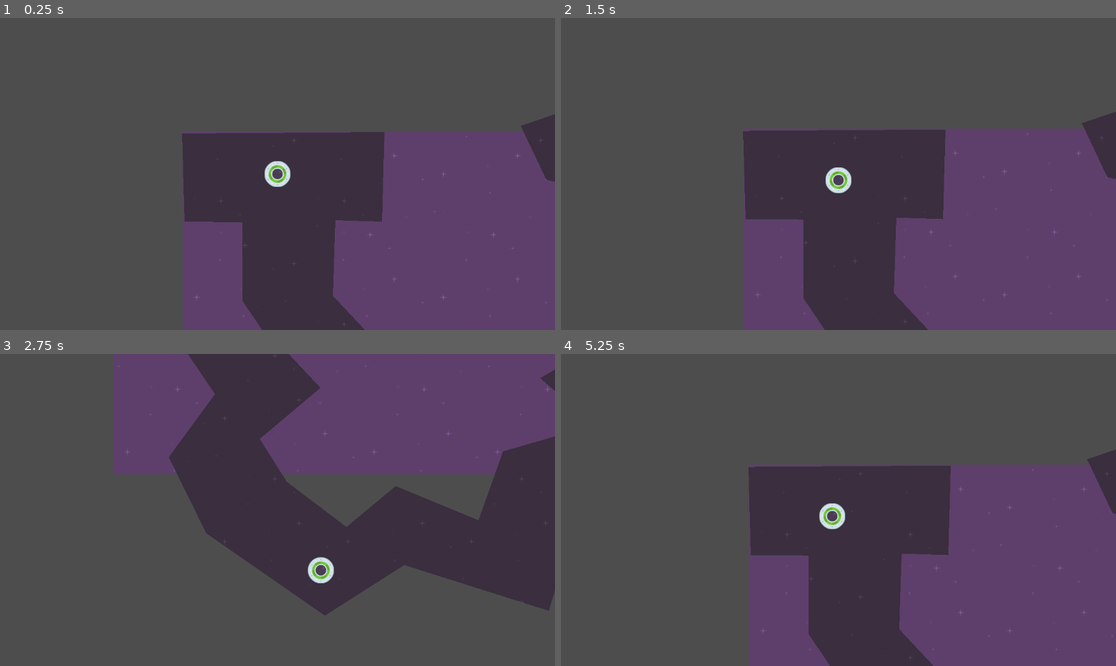
Above: before the commit, frames 1-4 (two rows, left to right).
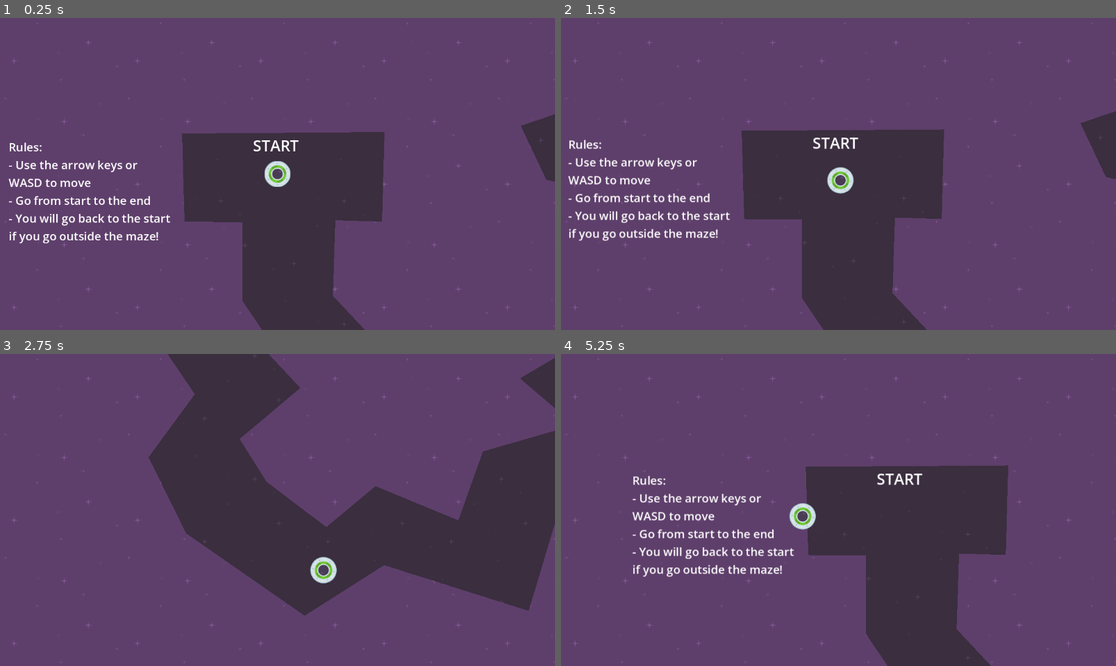
Above: after the commit, the same moments.

Repository: NamanGangwani/speedy-saucer
Game: Godot game, scene res://level_1.tscn
Same seed, same stepped clock (60 frames per second), same inputs: the game is played once before the commit and once after it.
Inputs:
- Up to frame 1 (0.25 s): no input
- Up to frame 2 (1.5 s): tap Enter at 0.5 s; hold Right (move_right) 0.53-1.28 s; hold Down (move_down) from 1.28 s (still down)
- Up to frame 3 (2.75 s): release Down (move_down) at 2.03 s; hold Right (move_right) from 2.03 s (still down)
- Up to frame 4 (5.25 s): release Right (move_right) at 2.78 s; hold Up (move_up) 2.78-3.53 s; hold Left (move_left) 3.53-5.03 s; hold Down (move_down) from 5.03 s (still down)

The runs differ from the first frame. In frame 1, 57% of the frame differs, in the area x 0-100%, y 0-100%; in frame 2, 57%; in frame 3, 56%; in frame 4, 72%.

Commit message:
added labels and cleaned up project for organization

Diff:
--- a/level.gd
+++ b/level.gd
@@ -1,9 +1,4 @@
 extends Node2D
-
-# Called when the node enters the scene tree for the first time.
-func _ready() -> void:
-	print("Hello, world!")
-
 
 func _on_maze_body_exited(body: Node2D) -> void:
 	get_tree().reload_current_scene()
--- a/level_1.tscn
+++ b/level_1.tscn
@@ -5,15 +5,60 @@
 [ext_resource type="PackedScene" uid="uid://r6a7bp8ap3po" path="res://player.tscn" id="2_hbghi"]
 [ext_resource type="PackedScene" uid="uid://dl1xflg3eyc8b" path="res://maze.tscn" id="4_ihfcg"]
 
+[sub_resource type="LabelSettings" id="LabelSettings_ihfcg"]
+font_size = 32
+
+[sub_resource type="LabelSettings" id="LabelSettings_rka8t"]
+font_size = 24
+
 [node name="Level1" type="Node2D" unique_id=1088423604]
 script = ExtResource("1_hn12h")
 
-[node name="Background" type="TextureRect" parent="." unique_id=2044973210]
+[node name="Graphics" type="Node" parent="." unique_id=560241883]
+
+[node name="CanvasLayer" type="CanvasLayer" parent="Graphics" unique_id=1138754557]
+layer = -10
+
+[node name="Background" type="TextureRect" parent="Graphics/CanvasLayer" unique_id=2044973210]
 z_index = -100
-offset_right = 1152.0
-offset_bottom = 648.0
+anchors_preset = 15
+anchor_right = 1.0
+anchor_bottom = 1.0
+grow_horizontal = 2
+grow_vertical = 2
 texture = ExtResource("1_3hls8")
 stretch_mode = 1
+
+[node name="StartLabel" type="Label" parent="Graphics" unique_id=392221884]
+z_index = -25
+offset_left = 146.0
+offset_top = 7.0
+offset_right = 241.0
+offset_bottom = 52.0
+text = "START"
+label_settings = SubResource("LabelSettings_ihfcg")
+
+[node name="Tutorial" type="Label" parent="Graphics" unique_id=624056455]
+z_index = -25
+offset_left = -361.0
+offset_top = 16.0
+offset_right = -18.0
+offset_bottom = 235.0
+text = "Rules:
+- Use the arrow keys or WASD to move
+- Go from start to the end
+- You will go back to the start if you go outside the maze!"
+label_settings = SubResource("LabelSettings_rka8t")
+autowrap_mode = 2
+
+[node name="EndLabel" type="Label" parent="Graphics" unique_id=518108512]
+z_index = -25
+offset_left = 787.0
+offset_top = -11.0
+offset_right = 882.0
+offset_bottom = 34.0
+text = "END"
+label_settings = SubResource("LabelSettings_ihfcg")
 
 [node name="Player" parent="." unique_id=1642368741 instance=ExtResource("2_hbghi")]
 position = Vector2(197, 89)
--- a/player.tscn
+++ b/player.tscn
@@ -15,7 +15,8 @@
 texture = ExtResource("1_4flbx")
 
 [node name="CollisionShape2D" type="CollisionShape2D" parent="." unique_id=899833765]
-scale = Vector2(0.6, 0.6)
+position = Vector2(0.99999994, 0)
+scale = Vector2(0.2, 0.2)
 shape = SubResource("CircleShape2D_4flbx")
 
 [node name="Camera2D" type="Camera2D" parent="." unique_id=1247866494]
